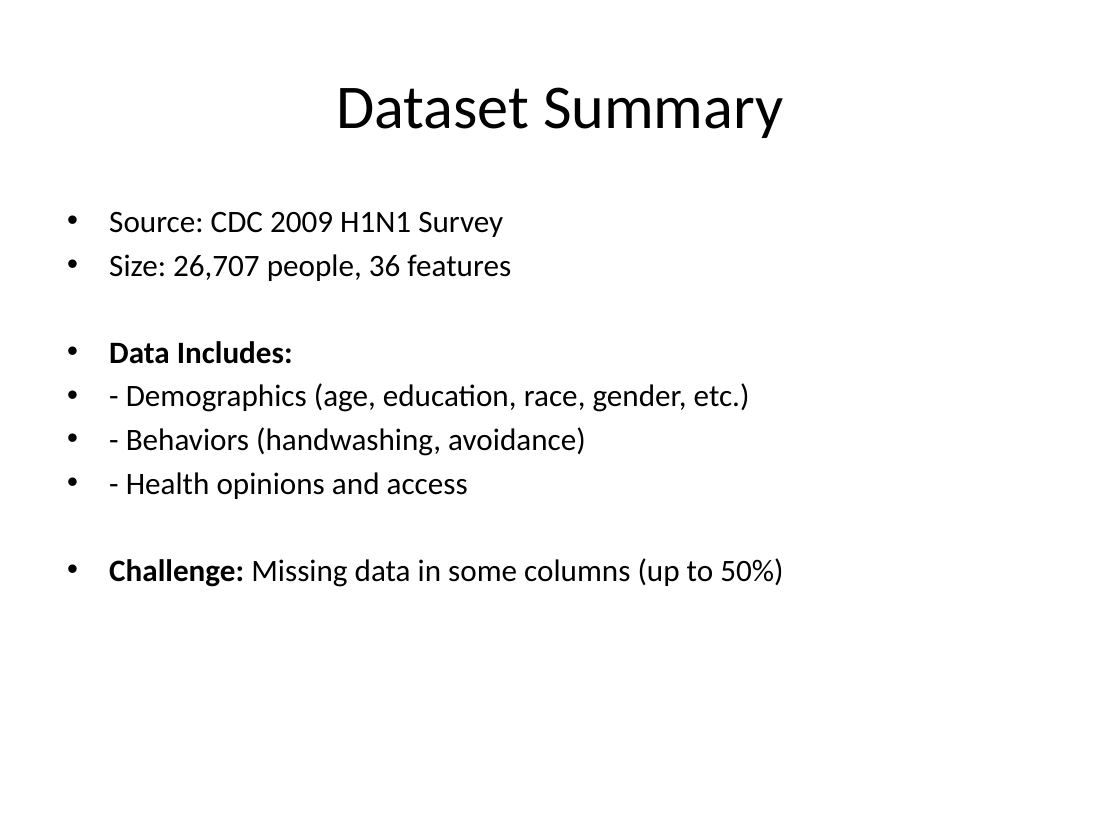
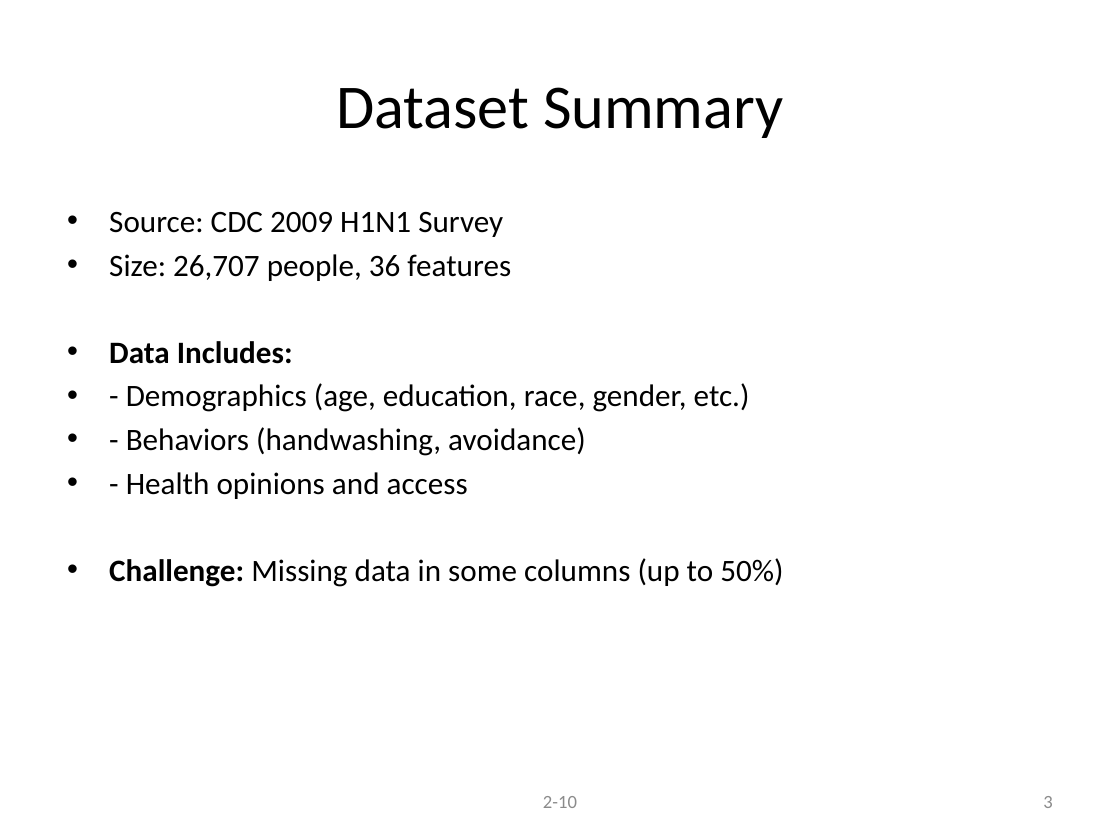
Before and after one commit to albert-raphael/alpha-group, a slide deck: slide 3 of documents/Flu_Vaccination_Predictor_Presentation.pptx. Drawn at 1120x840 pixels with LibreOffice and Linux fonts; fonts in the diff are those of the drawing. Boxes give left, top, right and bottom in pixels: in the first picture for what was removed or moved away, otherwise in the second. Text is boxed around its words. In the diff, an @@ line names an element or a change of style, - is before the commit and + after.

```diff
--- a/documents/Flu_Vaccination_Predictor_Presentation.pptx
+++ b/documents/Flu_Vaccination_Predictor_Presentation.pptx
@@ text added at [543, 796, 577, 808], 12 pt, text #8C8C8C @@
+2-10
@@ page number added at [1043, 796, 1052, 808], 12 pt, text #8C8C8C @@
+3
```
Also in this commit, not shown: 3 other slides changed, 6 slides added, 2 slides removed, 1 other file.
